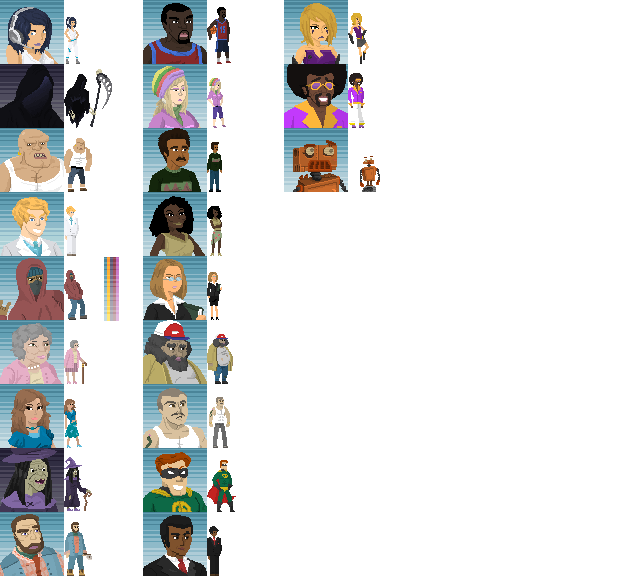
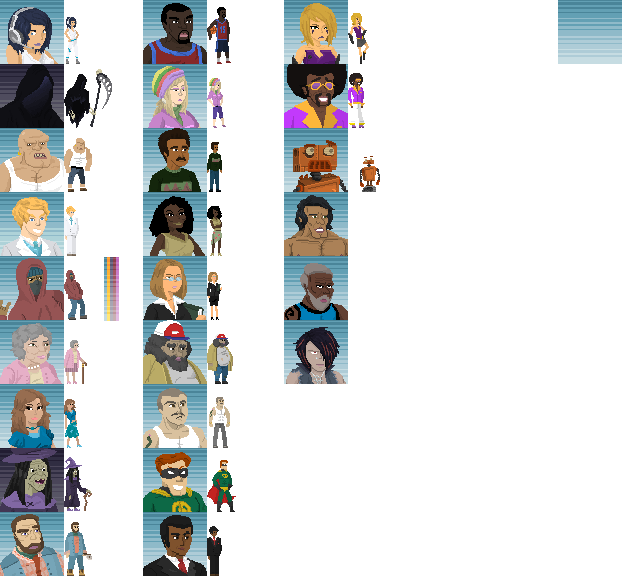
Before/after of a (622, 576) layered artwork. What changed in the layer stack:
added layer "Layer 2" above "Layer 1" over box(286, 327, 346, 384)
added layer "Layer 1" above "panel" over box(284, 263, 348, 320)
added layer "panel" above "Layer 0" over box(558, 0, 622, 64)
painted on "Layer 0" over box(284, 192, 348, 384)
